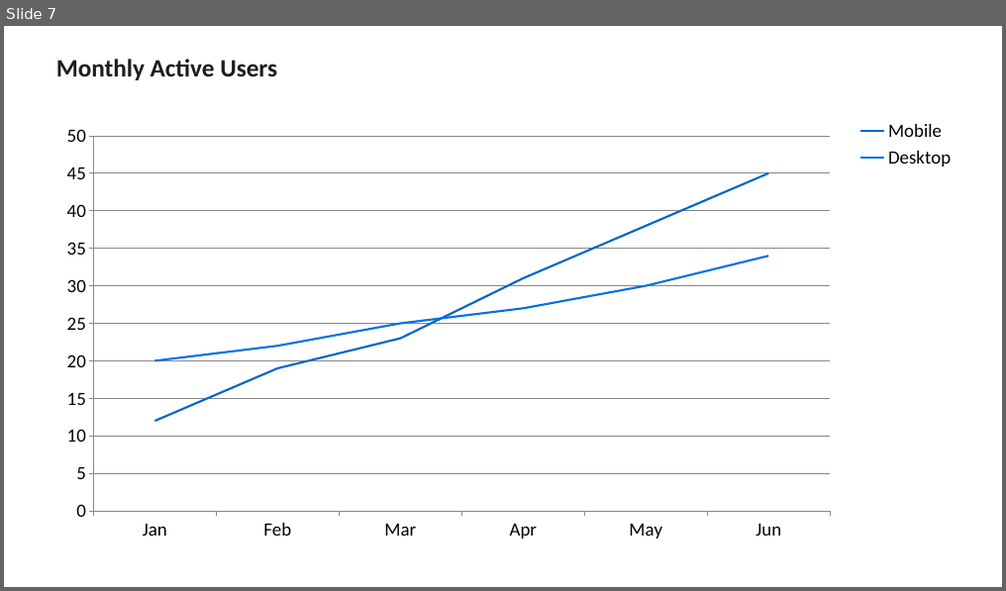
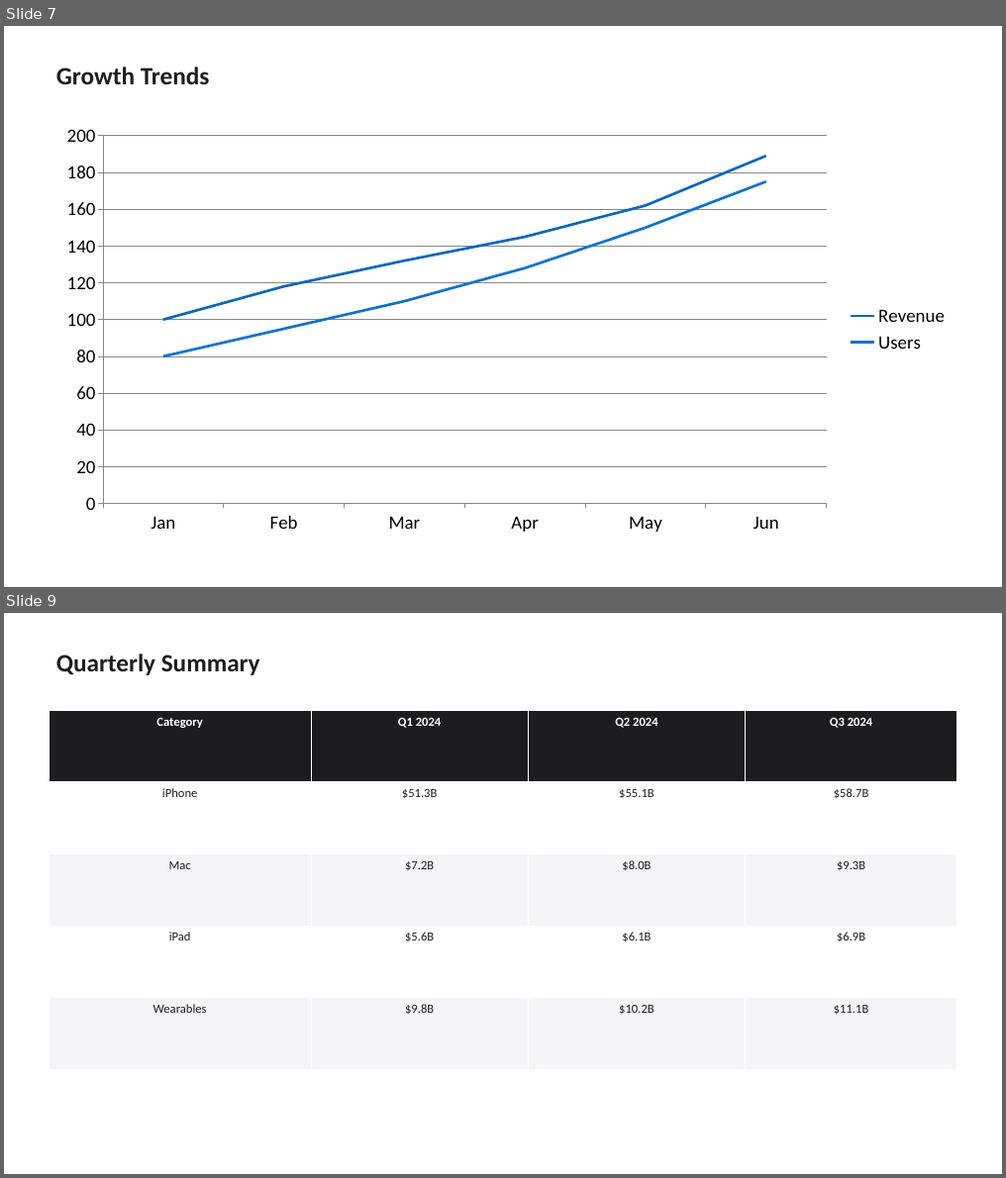
Before and after one commit to salllychung/prd-submissions, a slide deck: apple-design-system-template.pptx. Shown one above the other, each under a label of ours: slide 7 before the commit, slides 7 and 9 after it; the slides between them are not shown. The pictures are 1006x591 and 1006x1178 pixels, drawn with LibreOffice and Linux fonts; fonts in the diff are those of the drawing. Boxes give left, top, right and bottom in pixels: in the first picture for what was removed or moved away, otherwise in the second. Text is boxed around its words. In the diff, an @@ line names an element or a change of style, - is before the commit and + after.

```diff
--- a/apple-design-system-template.pptx
+++ b/apple-design-system-template.pptx
@@ slide 9 added at box(4, 613, 1002, 1174), background #FFFFFF @@
@@ text added at box(56, 654, 260, 675), 24 pt, text #1D1D1F, bold @@
+Quarterly Summary
@@ table added at box(49, 710, 957, 1069), 5 rows, 4 columns @@
+Category | Q1 2024 | Q2 2024 | Q3 2024
+iPhone | $51.3B | $55.1B | $58.7B
+Mac | $7.2B | $8.0B | $9.3B
+iPad | $5.6B | $6.1B | $6.9B
+Wearables | $9.8B | $10.2B | $11.1B
@@ slide 7 changed as well @@
@@ text at box(56, 67, 210, 84): text changed @@
-Monthly Active Users
+Growth Trends
@@ line chart at box(49, 116, 957, 543) @@
-Mobile: 12, 19, 23, 31, 38, 45
+Revenue: 100, 118, 132, 145, 162, 189
-Desktop: 20, 22, 25, 27, 30, 34
+Users: 80, 95, 110, 128, 150, 175
@@ legend changed @@
@@ line chart: place and size @@
-line chart at box(49, 116, 957, 550)
+line chart at box(49, 116, 957, 543)
```
Also in this commit, not shown: 1 other slide changed, 9 other slides added, 10 slides removed, 1 other file.
